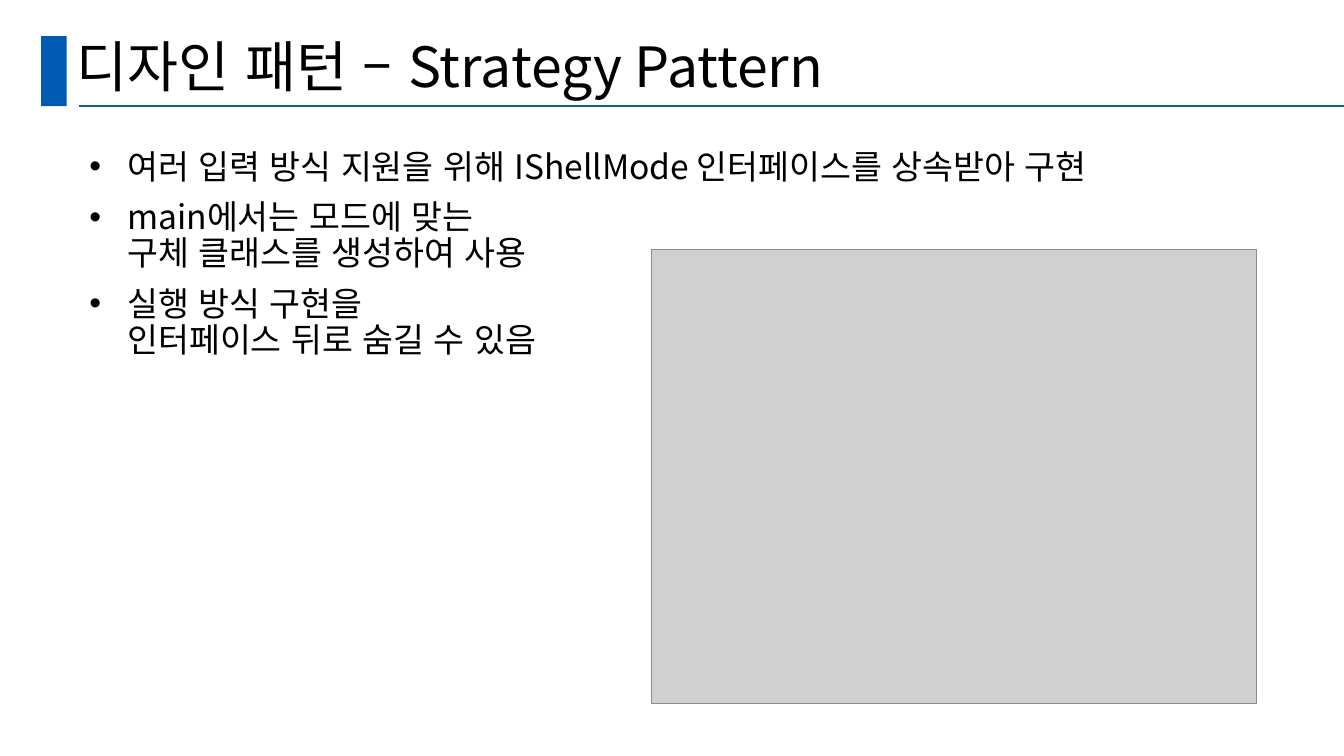
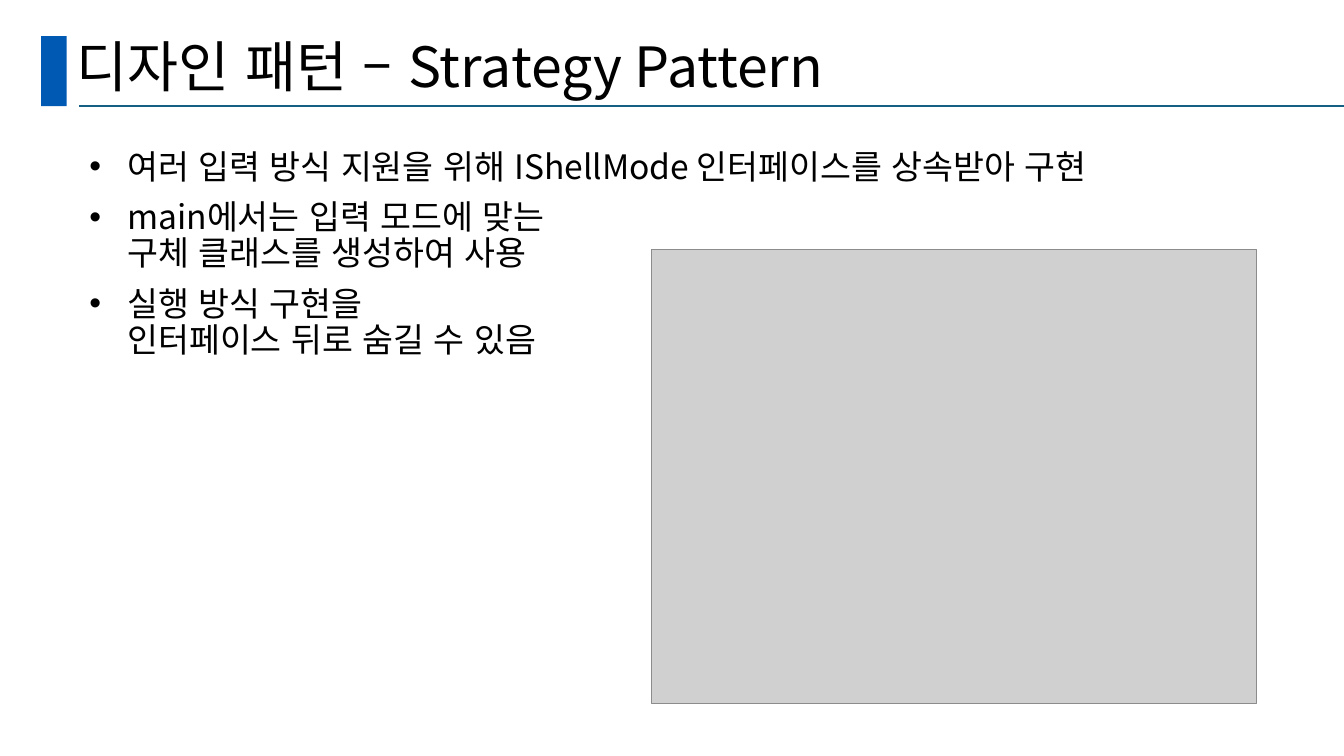
Before and after one commit to ownovadoz/CodeFabIntepreter, a slide deck: slide 8 of presentation.pptx. Drawn at 1344x756 pixels with LibreOffice and Linux fonts; fonts in the diff are those of the drawing; grey boxes stand for pictures. Boxes give left, top, right and bottom in pixels: in the first picture for what was removed or moved away, otherwise in the second. Text is boxed around its words. In the diff, an @@ line names an element or a change of style, - is before the commit and + after.

```diff
--- a/presentation.pptx
+++ b/presentation.pptx
@@ text at <box>127,201,545,268</box>: text changed @@
-• main에서는 모드에 맞는
-  구체 클래스를 생성하여 사용
+• main에서는 입력 모드에 맞는
+  구체 클래스를 생성하여 사용
```
Also in this commit, not shown: 4 other slides changed, 1 slide added, 1 slide removed, 4 other files.
